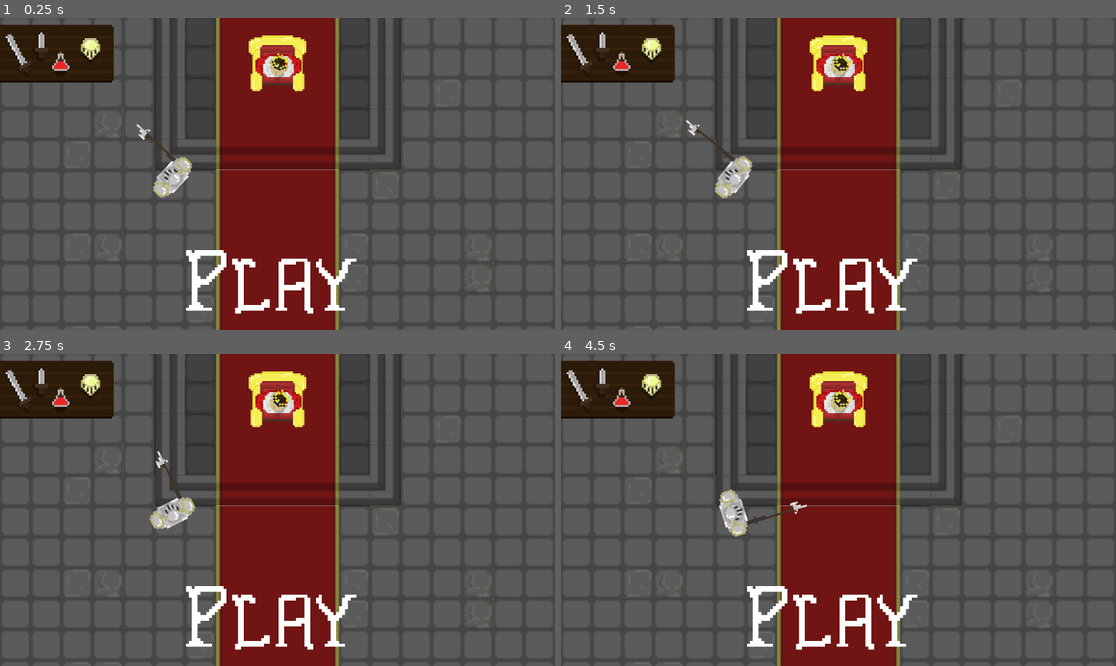
Above: before the commit, frames 1-4 (two rows, left to right).
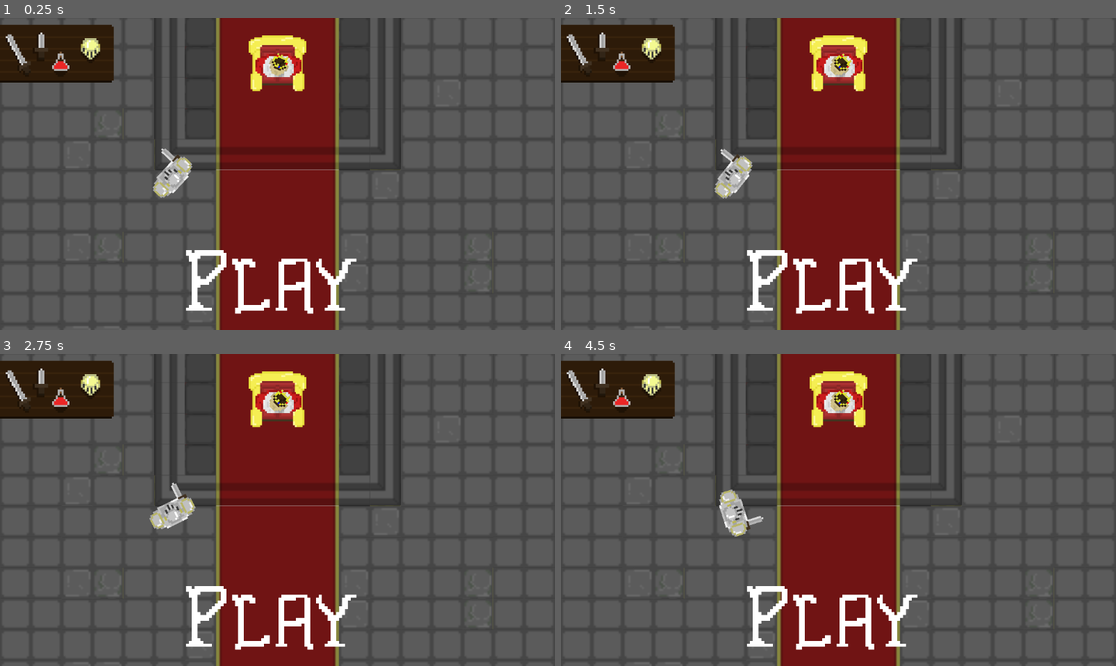
Above: after the commit, the same moments.

Repository: haztro/LD46
Game: Godot game, scene res://Main.tscn
Same seed, same stepped clock (60 frames per second), same inputs: the game is played once before the commit and once after it.
Inputs (mouse positions are in pixels of both pictures, inside the frame that each line leads up to):
- Up to frame 1 (0.25 s): no input
- Up to frame 2 (1.5 s): click (633, 127) at 0.5 s; click (672, 127) at 1.25 s
- Up to frame 3 (2.75 s): click (149, 463) at 2 s
- Up to frame 4 (4.5 s): click (749, 463) at 2.75 s; click (810, 463) at 3.5 s; click (888, 463) at 4.25 s

The runs differ from the first frame. In frame 1, 0.1% of the frame differs, in the area x 24-33%, y 33-47%; in frame 2, 0.1%; in frame 3, 0.1%; in frame 4, 0.2%, in the area x 33-45%, y 47-57%.

Commit message:
remove debug things

Diff:
--- a/Main.gd
+++ b/Main.gd
@@ -29,7 +29,7 @@
 	$Player.connect("dead", self, "game_over")
 	$King.connect("dead", self, "game_over")
 
-	var sword1 = halberd.instance()
+	var sword1 = dagger.instance()
 	$Player.equip(sword1)
 
 # Called every frame. 'delta' is the elapsed time since the previous frame.
--- a/utils/AudioManager.gd
+++ b/utils/AudioManager.gd
@@ -24,6 +24,7 @@
 		streamPlayer.stream = hit
 	elif name == "swing":
 		streamPlayer.stream = swing
+		streamPlayer.volume_db = -20
 	elif name == "death":
 		streamPlayer.stream = death
 	elif name == "coin":
Binary file added: LD46.png
Not shown, added: LD46.png.import
Binary file added: bin/favicon.png
Not shown, added: bin/favicon.png.import
Binary file added: bin/index.png
Not shown, added: bin/index.png.import
Not shown, added: export_presets.cfg
Binary file added: favicon.png
Not shown, added: favicon.png.import
Not shown, added: LD46.js
Not shown, added: LD46.pck
Not shown, added: LD46.wasm
(and 7 more such lines)
